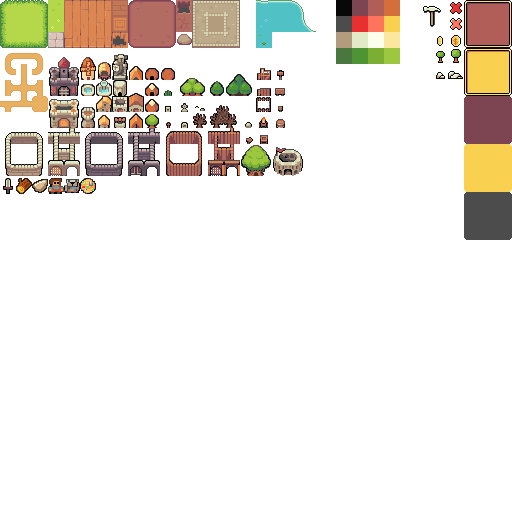
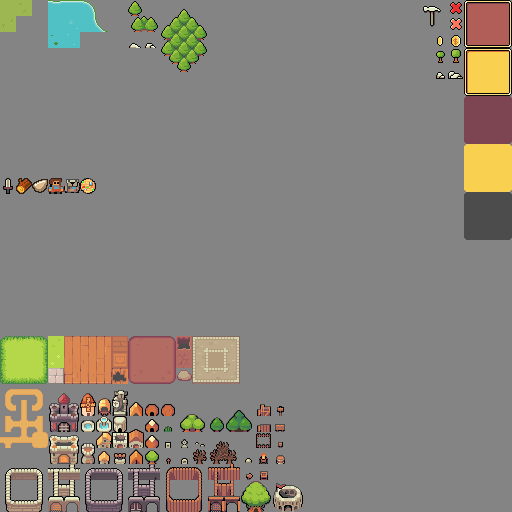
Revision of a layered 512 x 512 image; what changed, layer by layer:
hid "Pallette", painted on it over [208, 0, 400, 160]
added layer "grass" in group "tiles" over [0, 0, 32, 32]
added layer "rocks" in group "tiles" over [129, 43, 156, 48]
added layer "trees" in group "tiles" over [128, 1, 207, 72]
added layer "water" in group "tiles" over [48, 0, 108, 48]
painted on "tiles" (2nd of 2) over [0, 0, 316, 512]
showed "bg", painted on it over [0, 0, 512, 512]
